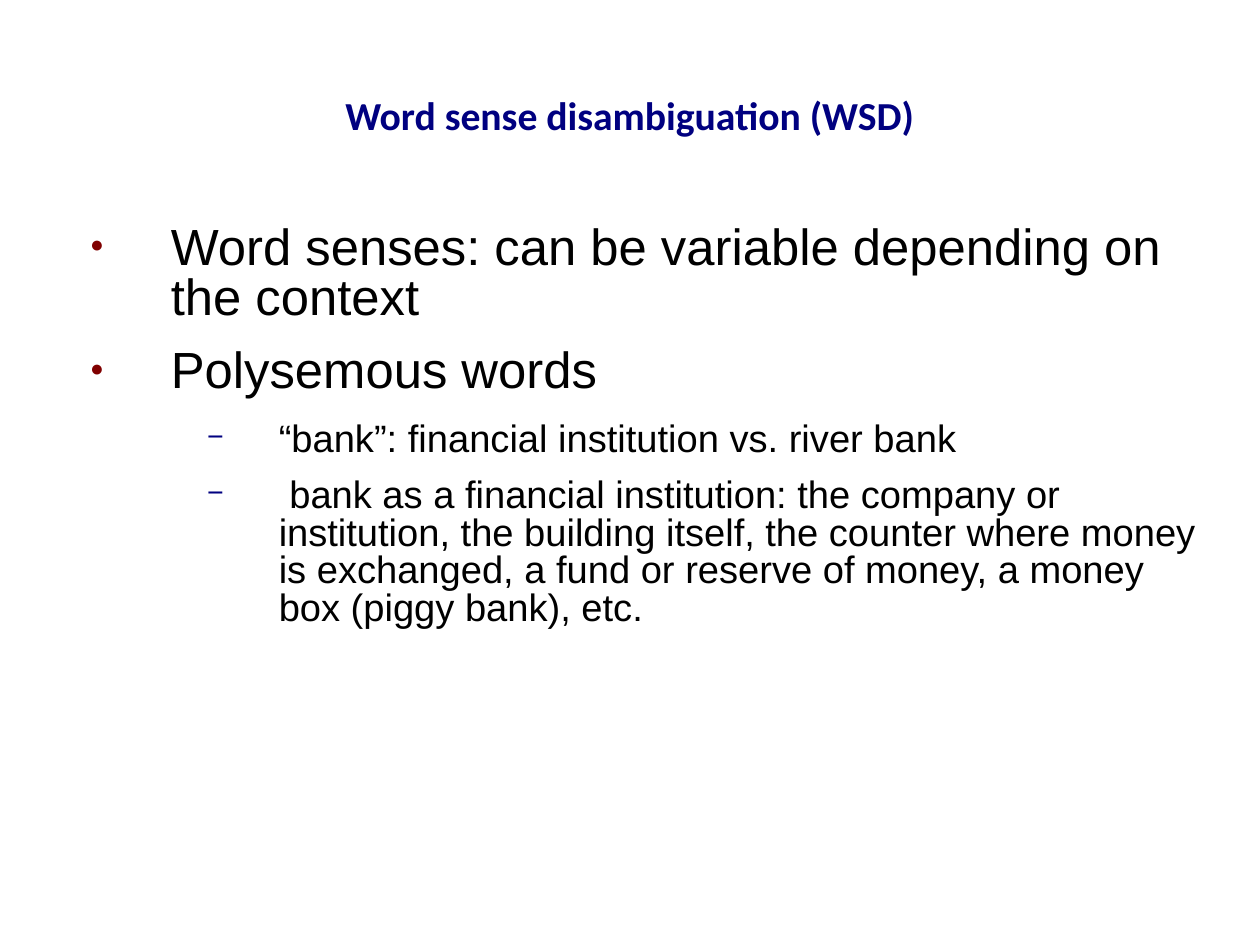
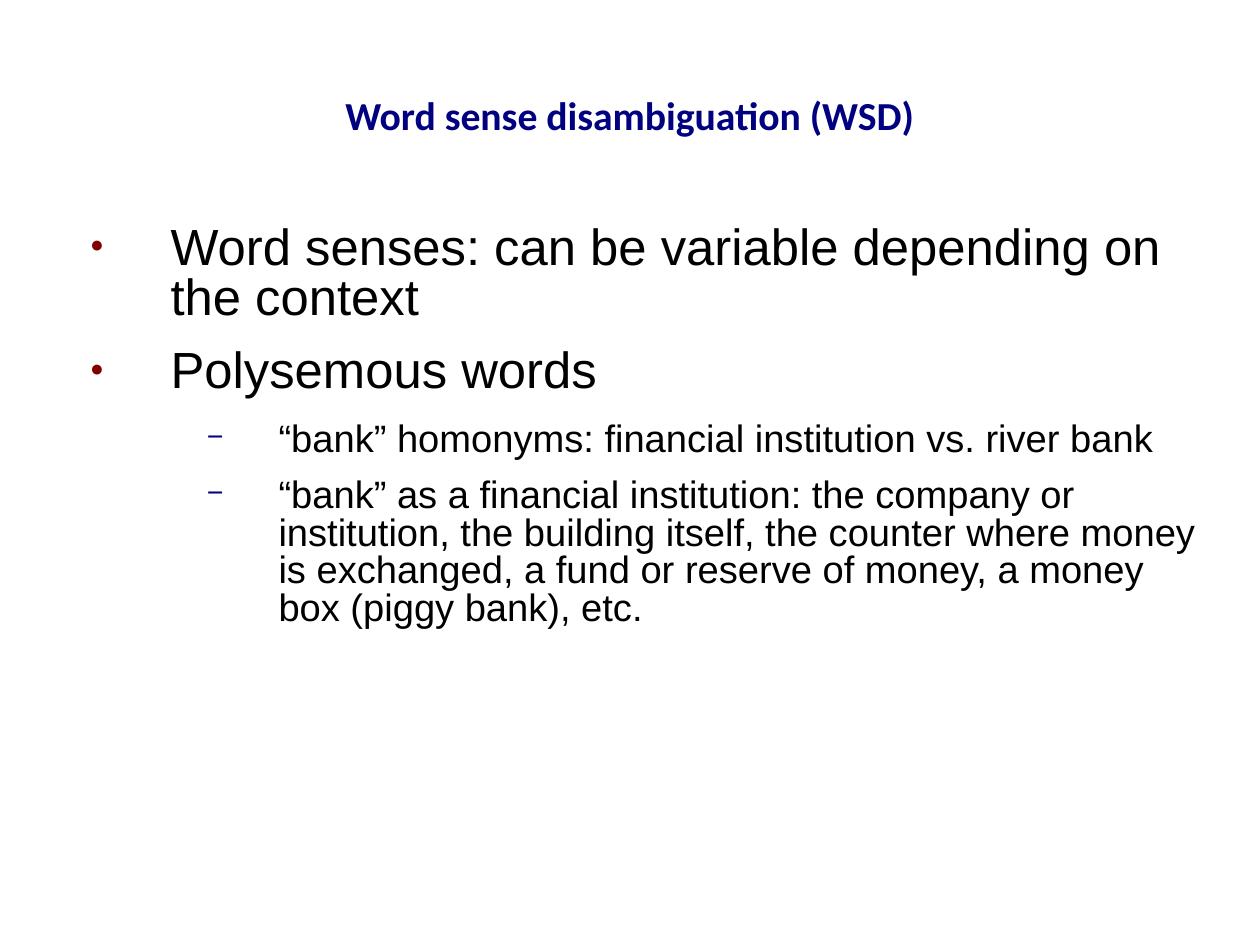
Before and after one commit to prodanovic/WSD-PDT, a slide deck: slide 2 of docs/thesis presentation.ppt. Drawn at 1260x945 pixels with LibreOffice and Linux fonts; fonts in the diff are those of the drawing; background and template pictures are left out. Boxes give left, top, right and bottom in pixels: in the first picture for what was removed or moved away, otherwise in the second. Text is boxed around its words. In the diff, an @@ line names an element or a change of style, - is before the commit and + after.

```diff
--- a/docs/thesis presentation.ppt
+++ b/docs/thesis presentation.ppt
@@ text at bbox=[279, 424, 1195, 629]: text changed @@
-  − “bank”: financial institution vs. river bank
-  − bank as a financial institution: the company or institution, the building itself, the counter where money is exchanged, a fund or reserve of money, a money box (piggy bank), etc.
+  − “bank” homonyms: financial institution vs. river bank
+  − “bank” as a financial institution: the company or institution, the building itself, the counter where money is exchanged, a fund or reserve of money, a money box (piggy bank), etc.
```
Also in this commit, not shown: 26 other slides changed, 1 slide added, 4 other files.
